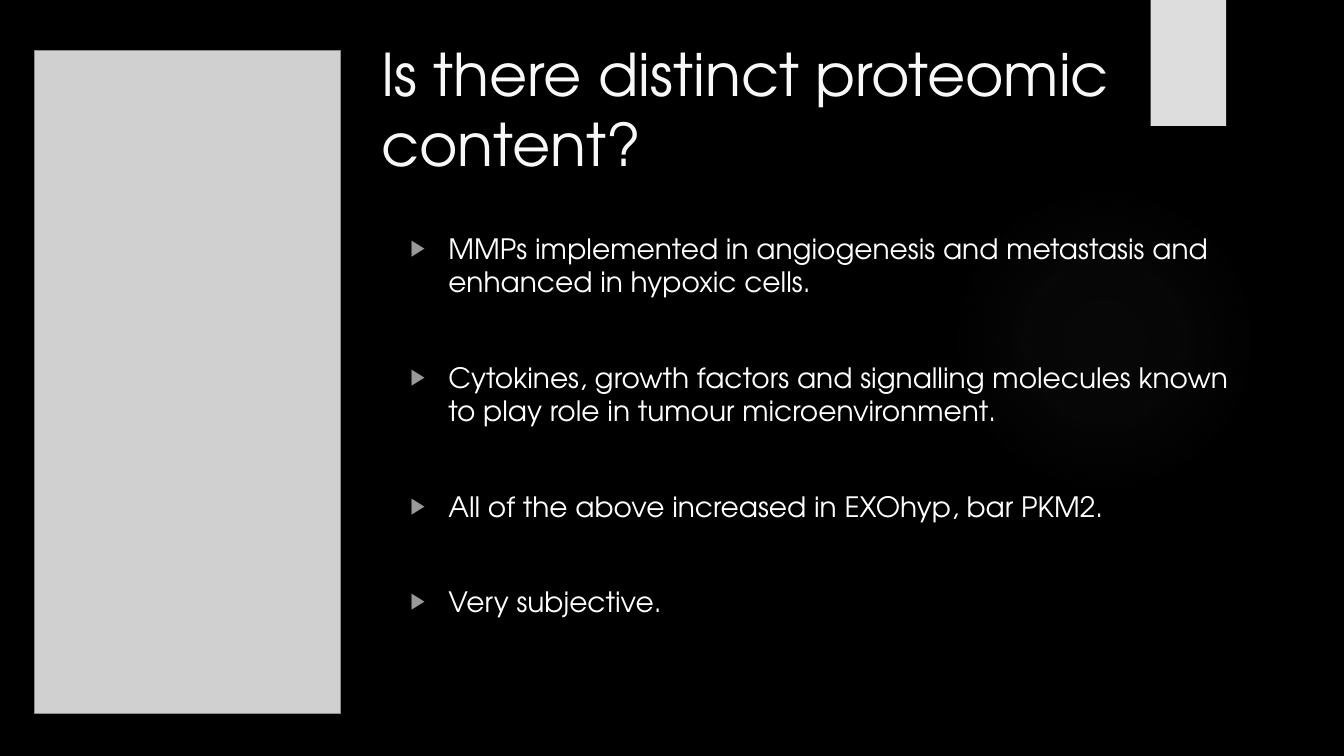
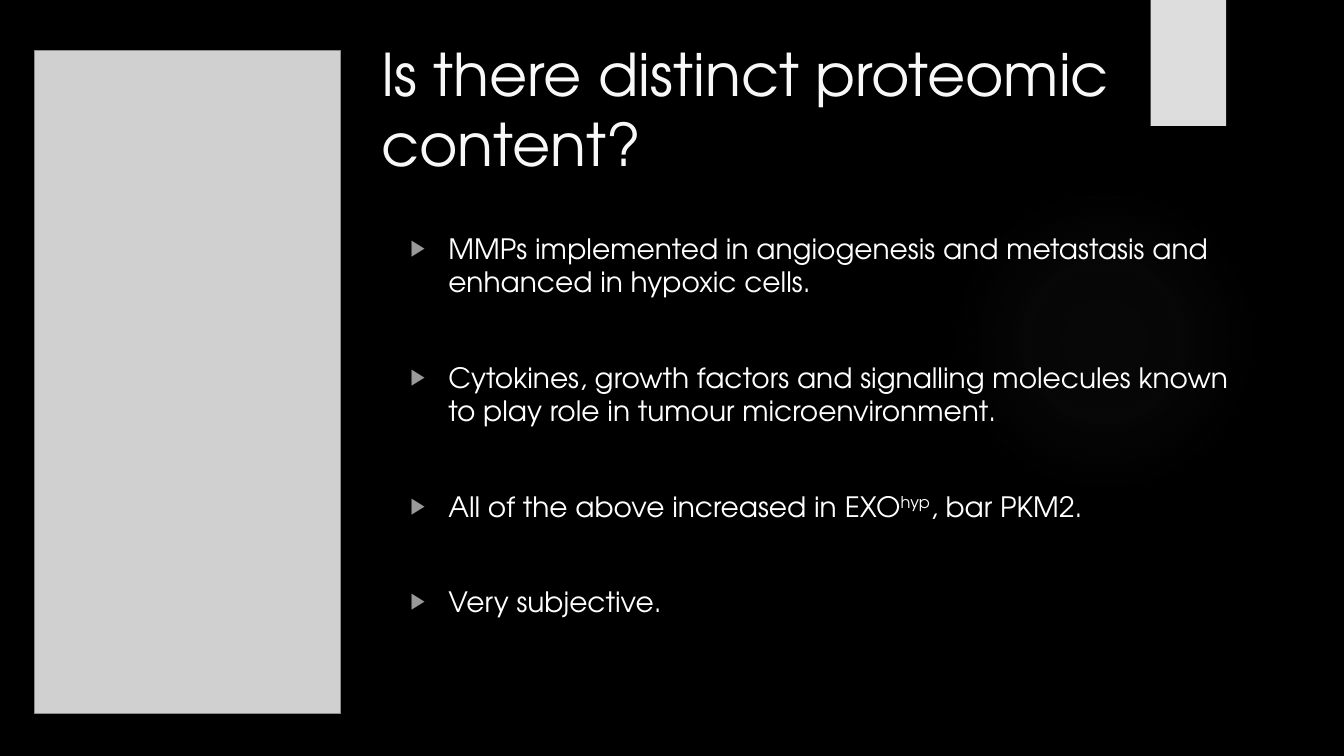
Before and after one commit to HarleyRobinson/Honours2, a slide deck: slide 11 of BackgroundInfo/JCslides.pptx. Drawn at 1344x756 pixels with LibreOffice and Linux fonts; fonts in the diff are those of the drawing; grey boxes stand for pictures; background and template pictures are left out. Boxes give left, top, right and bottom in pixels: in the first picture for what was removed or moved away, otherwise in the second. Text is boxed around its words. In the diff, an @@ line names an element or a change of style, - is before the commit and + after.

```diff
--- a/BackgroundInfo/JCslides.pptx
+++ b/BackgroundInfo/JCslides.pptx
@@ text at (x1=448, y1=496, x2=1082, y2=518): now superscript in "EXOhyp," @@
```
Also in this commit, not shown: 9 other slides changed, 2 other files.
